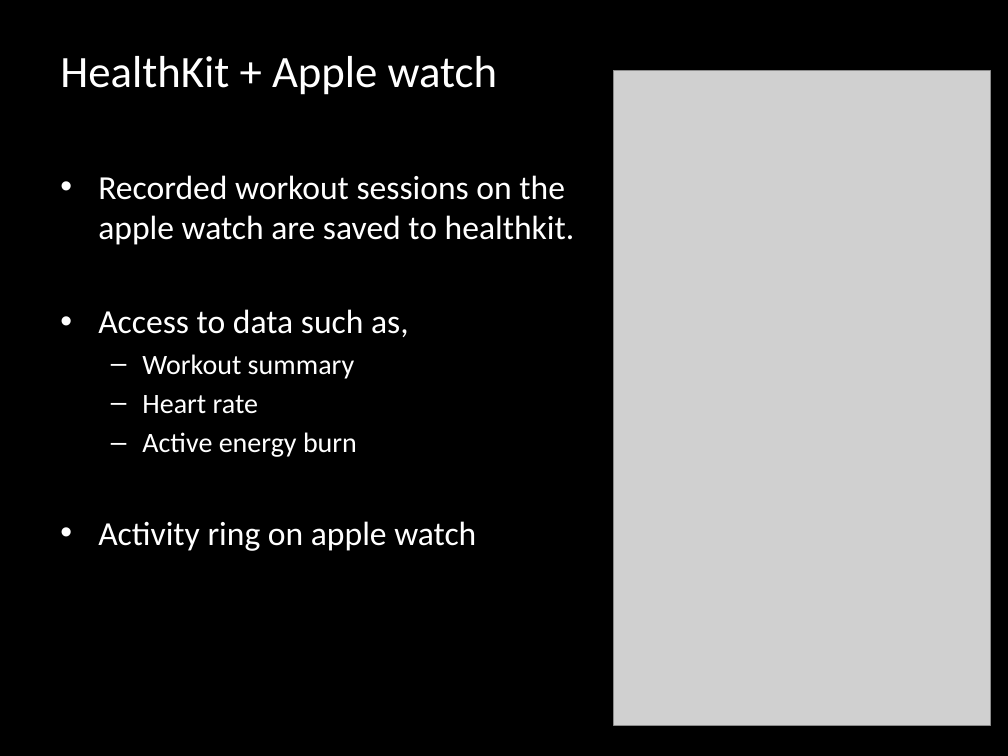
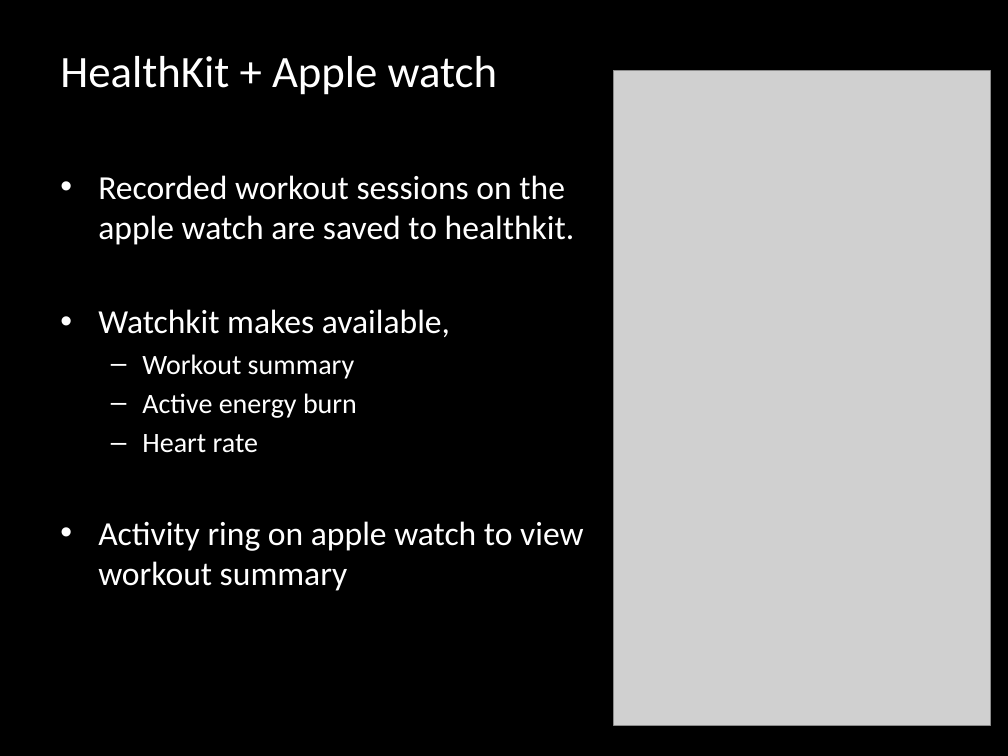
Before and after one commit to saranya-ravi/MyHealthApp, a slide deck: slide 10 of HealthKit.pptx. Drawn at 1008x756 pixels with LibreOffice and Linux fonts; fonts in the diff are those of the drawing; grey boxes stand for pictures. Boxes give left, top, right and bottom in pixels: in the first picture for what was removed or moved away, otherwise in the second. Text is boxed around its words. In the diff, an @@ line names an element or a change of style, - is before the commit and + after.

Commit message:
ppt update

```diff
--- a/HealthKit.pptx
+++ b/HealthKit.pptx
@@ text at <box>98,309,450,337</box>: text changed @@
-• Access to data such as,
+• Watchkit makes available,
@@ text at <box>142,393,357,418</box>: paragraph added @@
+  – Active energy burn
@@ text at <box>98,521,583,591</box>: text changed @@
-  – Active energy burn
-• Activity ring on apple watch
+• Activity ring on apple watch to view workout summary
```
